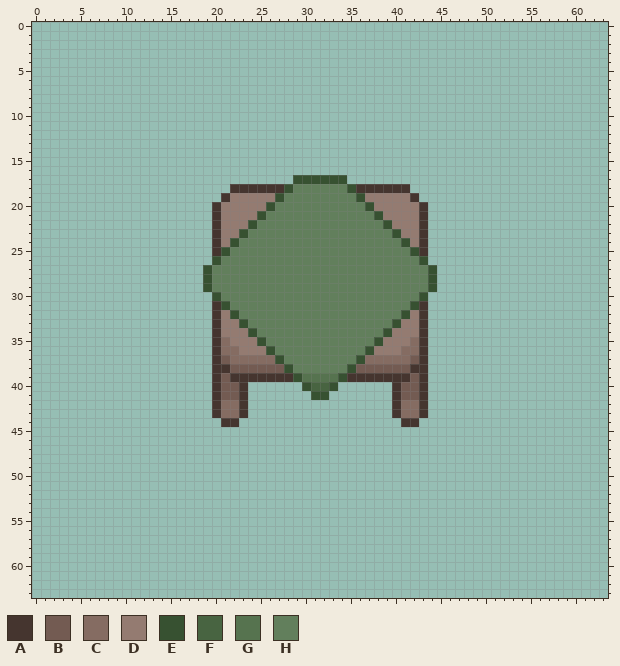
Edited in one commit: pixel-art sprite (assets/designs/table/laud2.png). Above, as it was before the edit.
The file is 64x64 pixels.
Palette (. is transparent): A #45352f  B #735b52  C #856c62  D #947b71  E #375131  F #486441  G #56734f  H #627f5c
Pixels before (only the part around the change), first column x 0:
 0 ................................................................
 1 ................................................................
 2 ................................................................
 3 ................................................................
 4 ................................................................
 5 ................................................................
 6 ................................................................
 7 ................................................................
 8 ................................................................
 9 ................................................................
10 ................................................................
11 ................................................................
12 ................................................................
13 ................................................................
14 ................................................................
15 ................................................................
16 ................................................................
17 .............................EEEEEE.............................
18 ......................AAAAAAEHHHHHHEAAAAAA......................
19 .....................ADDDDDEHHHHHHHHEDDDDDA.....................
20 ....................ADDDDDEHHHHHHHHHHEDDDDDA....................
21 ....................ADDDDEHHHHHHHHHHHHEDDDDA....................
22 ....................ADDDEHHHHHHHHHHHHHHEDDDA....................
23 ....................ADDEHHHHHHHHHHHHHHHHEDDA....................
24 ....................ADEHHHHHHHHHHHHHHHHHHEDA....................
25 ....................AEHHHHHHHHHHHHHHHHHHHHEA....................
26 ....................EHHHHHHHHHHHHHHHHHHHHHHE....................
27 ...................EHHHHHHHHHHHHHHHHHHHHHHHHE...................
28 ...................EHHHHHHHHHHHHHHHHHHHHHHHHE...................
29 ...................EHHHHHHHHHHHHHHHHHHHHHHHHE...................
30 ....................EHHHHHHHHHHHHHHHHHHHHHHE....................
31 ....................AEHHHHHHHHHHHHHHHHHHHHEA....................
32 ....................ADEHHHHHHHHHHHHHHHHHHEDA....................
33 ....................ADDEHHHHHHHHHHHHHHHHEDDA....................
34 ....................ADDDEHHHHHHHHHHHHHHEDDDA....................
35 ....................ACDDDEHHHHHHHHHHHHEDDDCA....................
36 ....................ACCDDDEHHHHHHHHHHEDDDCCA....................
37 ....................ABCCCCCEHHHHHHHHECCCCCBA....................
38 ....................AABBBBBBEHHHHHHEBBBBBBAA....................
39 ....................ABAAAAAAAEGGGGEAAAAAAABA....................
40 ....................ABBA......EFFE......ABBA....................
41 ....................ABBA.......EE.......ABBA....................
42 ....................ACCA................ACCA....................
43 ....................ACCA................ACCA....................
44 .....................AA..................AA.....................
45 ................................................................
46 ................................................................
47 ................................................................
48 ................................................................
49 ................................................................
50 ................................................................
51 ................................................................
52 ................................................................
53 ................................................................
54 ................................................................
55 ................................................................
56 ................................................................
57 ................................................................
58 ................................................................
59 ................................................................
60 ................................................................
61 ................................................................
62 ................................................................
63 ................................................................
Once edited:
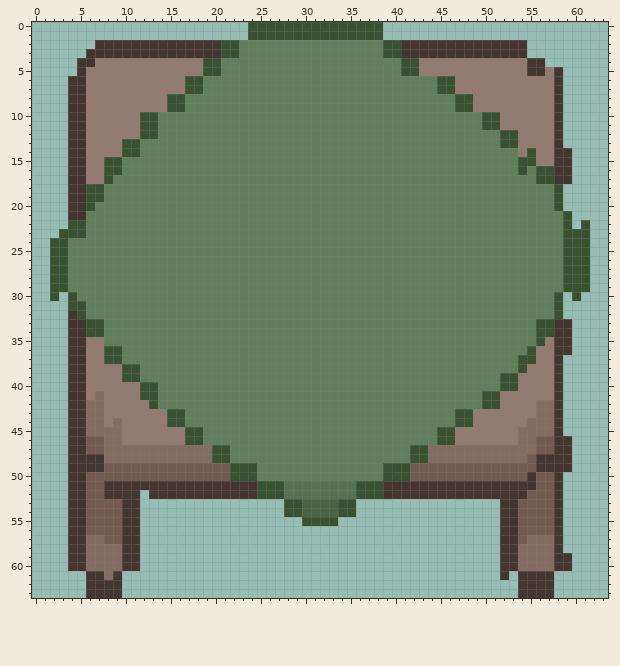
Change:
y 0..1: x 24..38 ............... -> EEEEEEEEEEEEEEE
y 2: x 7..54 ................................................ -> AAAAAAAAAAAAAAEEHHHHHHHHHHHHHHHHEEAAAAAAAAAAAAAA
y 3: x 6..54 ................................................. -> AAAAAAAAAAAAAAAEEHHHHHHHHHHHHHHHHEEAAAAAAAAAAAAAA
y 4: x 5..56 .................................................... -> AADDDDDDDDDDDDEEHHHHHHHHHHHHHHHHHHHHEEDDDDDDDDDDDDAA
y 5: x 5..58 ...................................................... -> ADDDDDDDDDDDDDEEHHHHHHHHHHHHHHHHHHHHEEDDDDDDDDDDDDAADA
y 6..7: x 4..58 ....................................................... -> AADDDDDDDDDDDEEHHHHHHHHHHHHHHHHHHHHHHHHHHEEDDDDDDDDDDDA
y 8..9: x 4..58 ....................................................... -> AADDDDDDDDDEEHHHHHHHHHHHHHHHHHHHHHHHHHHHHHHEEDDDDDDDDDA
y 10..11: x 4..58 ....................................................... -> AADDDDDDEEHHHHHHHHHHHHHHHHHHHHHHHHHHHHHHHHHHHHEEDDDDDDA
y 12: x 4..58 ....................................................... -> AADDDDDDEEHHHHHHHHHHHHHHHHHHHHHHHHHHHHHHHHHHHHHHEEDDDDA
y 13: x 4..58 ....................................................... -> AADDDDEEHHHHHHHHHHHHHHHHHHHHHHHHHHHHHHHHHHHHHHHHEEDDDDA
y 14: x 4..59 ........................................................ -> AADDDDEEHHHHHHHHHHHHHHHHHHHHHHHHHHHHHHHHHHHHHHHHHHDEDDAA
y 15: x 4..59 ........................................................ -> AADDEEHHHHHHHHHHHHHHHHHHHHHHHHHHHHHHHHHHHHHHHHHHHHEEDDAA
y 16: x 4..59 ........................................................ -> AADDEEHHHHHHHHHHHHHHHHHHHHHHHHHHHHHHHHHHHHHHHHHHHHEHEEAA
y 17: x 4..59 .........................EEEEEE......................... -> AADDEHHHHHHHHHHHHHHHHHHHHHHHHHHHHHHHHHHHHHHHHHHHHHHHEEAA
y 18: x 4..28 ..................AAAAAAE -> AAEEHHHHHHHHHHHHHHHHHHHHH; x 35..58 EAAAAAA................. -> HHHHHHHHHHHHHHHHHHHHHHHE
y 19: x 4..27 .................ADDDDDE -> AAEEHHHHHHHHHHHHHHHHHHHH; x 36..58 EDDDDDA................ -> HHHHHHHHHHHHHHHHHHHHHHE
y 20: x 4..26 ................ADDDDDE -> AAEHHHHHHHHHHHHHHHHHHHH; x 37..58 EDDDDDA............... -> HHHHHHHHHHHHHHHHHHHHHE
y 21: x 4..25 ................ADDDDE -> AAHHHHHHHHHHHHHHHHHHHH; x 38..59 EDDDDA................ -> HHHHHHHHHHHHHHHHHHHHHE
y 22: x 4..24 ................ADDDE -> EEHHHHHHHHHHHHHHHHHHH; x 39..59 EDDDA................ -> HHHHHHHHHHHHHHHHHHHHE; x 61 . -> E
y 23: x 3..23 .................ADDE -> EEEHHHHHHHHHHHHHHHHHH; x 40..61 EDDA.................. -> HHHHHHHHHHHHHHHHHHHEEE
y 24: x 2..22 ..................ADE -> EEHHHHHHHHHHHHHHHHHHH; x 41..61 EDA.................. -> HHHHHHHHHHHHHHHHHHEEE
y 25: x 2..21 ..................AE -> EEHHHHHHHHHHHHHHHHHH; x 42..61 EA.................. -> HHHHHHHHHHHHHHHHHEEE
y 26: x 2..20 ..................E -> EEHHHHHHHHHHHHHHHHH; x 43..61 E.................. -> HHHHHHHHHHHHHHHHEEE
y 27..29: x 2..19 .................E -> EEHHHHHHHHHHHHHHHH; x 44..61 E................. -> HHHHHHHHHHHHHHHEEE
y 30: x 2 . -> E; x 4..20 ................E -> EHHHHHHHHHHHHHHHH; x 43..58 E............... -> HHHHHHHHHHHHHHHE; x 60 . -> E
y 31: x 4..21 ................AE -> EEHHHHHHHHHHHHHHHH; x 42..58 EA............... -> HHHHHHHHHHHHHHHHE
y 32: x 4..22 ................ADE -> AEHHHHHHHHHHHHHHHHH; x 41..58 EDA............... -> HHHHHHHHHHHHHHHHHE
y 33: x 4..23 ................ADDE -> AAEEHHHHHHHHHHHHHHHH; x 40..59 EDDA................ -> HHHHHHHHHHHHHHHHEEAA
y 34: x 4..24 ................ADDDE -> AAEEHHHHHHHHHHHHHHHHH; x 39..59 EDDDA................ -> HHHHHHHHHHHHHHHHHEEAA
y 35: x 4..25 ................ACDDDE -> AADDHHHHHHHHHHHHHHHHHH; x 38..59 EDDDCA................ -> HHHHHHHHHHHHHHHHHHEDAA
y 36: x 4..26 ................ACCDDDE -> AADDEEHHHHHHHHHHHHHHHHH; x 37..59 EDDDCCA................ -> HHHHHHHHHHHHHHHHHHEDDAA
y 37: x 4..27 ................ABCCCCCE -> AADDEEHHHHHHHHHHHHHHHHHH; x 36..58 ECCCCCBA............... -> HHHHHHHHHHHHHHHHHHEEDDA
y 38: x 4..28 ................AABBBBBBE -> AADDDDEEHHHHHHHHHHHHHHHHH; x 35..58 EBBBBBBAA............... -> HHHHHHHHHHHHHHHHHHHEDDDA
y 39: x 4..58 ................ABAAAAAAAEGGGGEAAAAAAABA............... -> AADDDDEEHHHHHHHHHHHHHHHHHHHHHHHHHHHHHHHHHHHHHHHHEEDDDDA
y 40: x 4..58 ................ABBA......EFFE......ABBA............... -> AADDDDDDEEHHHHHHHHHHHHHHHHHHHHHHHHHHHHHHHHHHHHHHEEDDDDA
y 41: x 4..58 ................ABBA.......EE.......ABBA............... -> AADCDDDDEEHHHHHHHHHHHHHHHHHHHHHHHHHHHHHHHHHHHHEEDDDDDDA
y 42: x 4..58 ................ACCA................ACCA............... -> AACCDDDDDEHHHHHHHHHHHHHHHHHHHHHHHHHHHHHHHHHHHHEEDDDDCCA
y 43: x 4..58 ................ACCA................ACCA............... -> AACCDDDDDDDEEHHHHHHHHHHHHHHHHHHHHHHHHHHHHHHEEDDDDDDDCCA
y 44: x 4..58 .................AA..................AA................ -> AACCDCDDDDDEEHHHHHHHHHHHHHHHHHHHHHHHHHHHHHHEEDDDDDDCCCA
y 45: x 4..58 ....................................................... -> AACCCCDDDDDDDEEHHHHHHHHHHHHHHHHHHHHHHHHHHEEDDDDDDDCCCCA
y 46: x 4..59 ........................................................ -> AABBCCDDDDDDDEEHHHHHHHHHHHHHHHHHHHHHHHHHHEEDDDDDDDCCBBAA
y 47: x 4..59 ........................................................ -> AABBCCCCCCCCCCCCEEHHHHHHHHHHHHHHHHHHHHEECCCCCCCCCCCCBBAA
y 48: x 4..59 ........................................................ -> AAAACCCCCCCCCCCCEEHHHHHHHHHHHHHHHHHHHHEECCCCCCCCCCCBAAAA
y 49: x 4..59 ........................................................ -> AAAABBBBBBBBBBBBBBEEEHHHHHHHHHHHHHHEEEBBBBBBBBBBBBBBAAAA
y 50: x 4..58 ....................................................... -> AABBBBBBBBBBBBBBBBEEEHHHHHHHHHHHHHHEEEBBBBBBBBBBBBBABBA
y 51: x 4..58 ....................................................... -> AABBAAAAAAAAAAAAAAAAAEEEGGGGGGGGEEEAAAAAAAAAAAAAAAAABBA
y 52: x 4..11 ........ -> AABBAAAA; x 13..58 .............................................. -> AAAAAAAAAAAAEEEGGGGGGGGEEEAAAAAAAAAAAAAAAABBBA
y 53..54: x 4..11 ........ -> AABBBBAA; x 28..35 ........ -> EEFFFFEE; x 52..58 ....... -> AABBBBA
y 55: x 4..11 ........ -> AABBBBAA; x 30..33 .... -> EEEE; x 52..58 ....... -> AABBBBA
y 56: x 4..11 ........ -> AABBBBAA; x 52..58 ....... -> AABBBBA
y 57: x 4..11 ........ -> AACCBBAA; x 52..58 ....... -> AABCCCA
y 58: x 4..11 ........ -> AACCCCAA; x 52..58 ....... -> AACCCCA
y 59..60: x 4..11 ........ -> AACCCCAA; x 52..59 ........ -> AACCCCAA
y 61: x 6..9 .... -> AACA; x 52 . -> A; x 54..57 .... -> AAAA
y 62..63: x 6..9 .... -> AAAA; x 54..57 .... -> AAAA
Pixel boxes of the changes (left, top, right, bottom) in both pictures:
changed: (50, 22, 590, 598)
